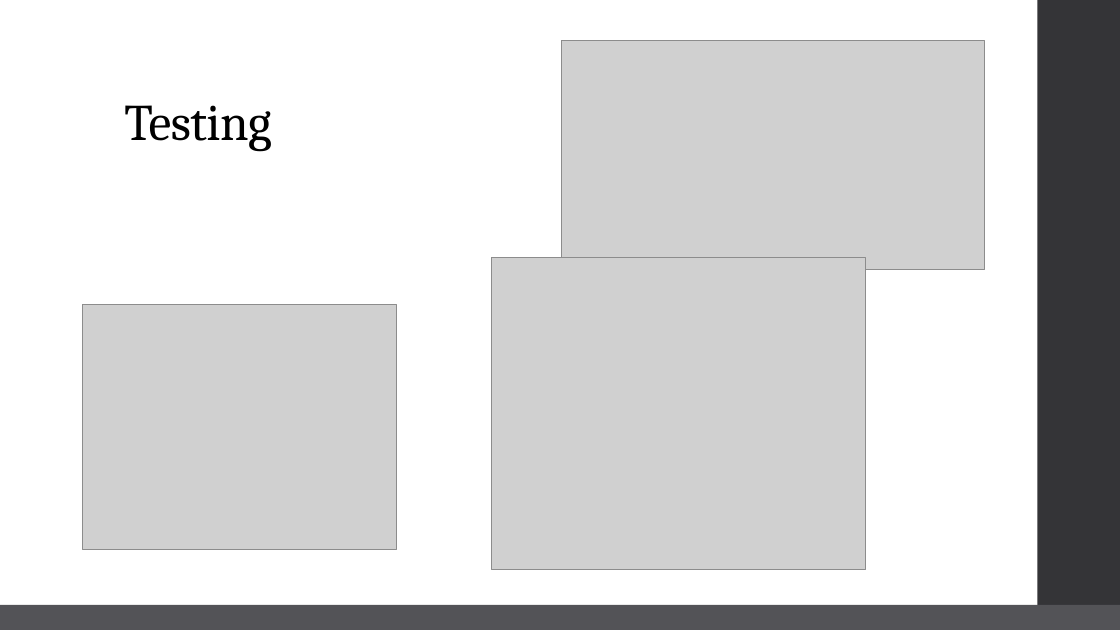
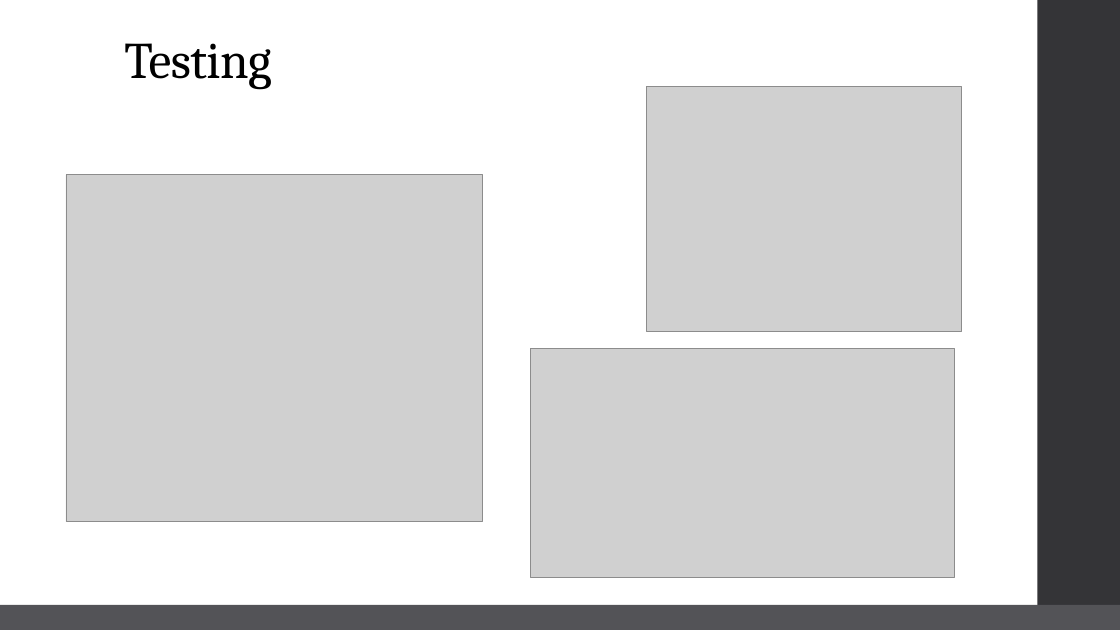
Before and after one commit to RuairidhT/Solo_Project, a slide deck: slide 10 of Documentation/BILLY NO WEIGHTS.pptx. Drawn at 1120x630 pixels with LibreOffice and Linux fonts; fonts in the diff are those of the drawing; grey boxes stand for pictures. Boxes give left, top, right and bottom in pixels: in the first picture for what was removed or moved away, otherwise in the second. Text is boxed around its words. In the diff, an @@ line names an element or a change of style, - is before the commit and + after.

```diff
--- a/Documentation/BILLY NO WEIGHTS.pptx
+++ b/Documentation/BILLY NO WEIGHTS.pptx
@@ title "Testing" moved from (x1=124, y1=105, x2=271, y2=151) to (x1=124, y1=43, x2=271, y2=90) @@
@@ picture moved from (x1=82, y1=304, x2=397, y2=549) to (x1=647, y1=87, x2=961, y2=332) @@
@@ picture resized from (x1=492, y1=258, x2=866, y2=570) to (x1=66, y1=175, x2=482, y2=522) @@
@@ picture moved from (x1=561, y1=41, x2=985, y2=271) to (x1=531, y1=349, x2=954, y2=578) @@
```
Also in this commit, not shown: 4 other slides changed.
